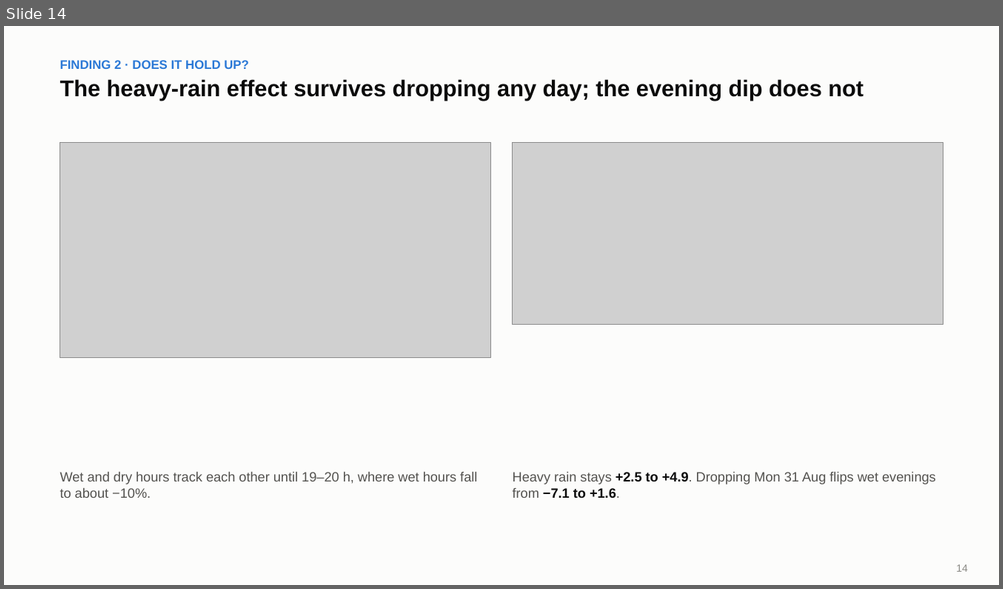
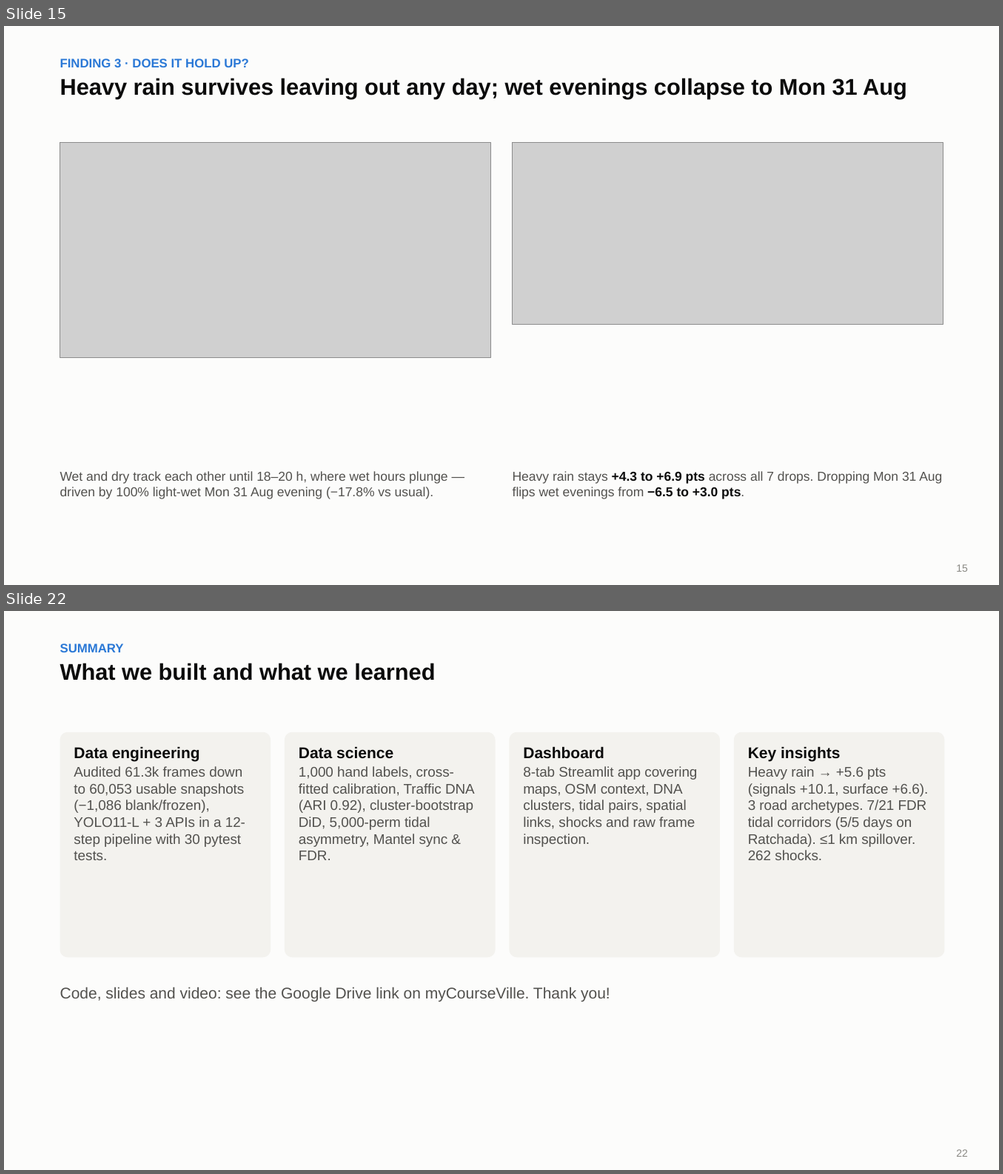
Before and after one commit to PEN1TENT/DSDE-final-project, a slide deck: reports/slides/slides.pptx. Shown one above the other, each under a label of ours: slide 14 before the commit, slides 15 and 22 after it; the slides between them are not shown. The pictures are 1003x589 and 1003x1174 pixels, drawn with LibreOffice and Linux fonts; fonts in the diff are those of the drawing; grey boxes stand for pictures. Boxes give left, top, right and bottom in pixels: in the first picture for what was removed or moved away, otherwise in the second. Text is boxed around its words. In the diff, an @@ line names an element or a change of style, - is before the commit and + after.

Commit message:
Add feed audit, Traffic DNA, rain DiD, tidal flow, spatial sync insights and 22-slide deck

```diff
--- a/reports/slides/slides.pptx
+++ b/reports/slides/slides.pptx
@@ slide 22 added at box(4, 611, 999, 1170), background #FCFCFB @@
@@ text added at box(60, 644, 124, 652), 12 pt, text #2A78D6, bold @@
+SUMMARY
@@ text added at box(60, 663, 435, 681), 22 pt, text #0B0B0B, bold @@
+What we built and what we learned
@@ rounded rectangle added at box(60, 732, 270, 957), fill #F3F2EE @@
@@ rounded rectangle added at box(284, 732, 495, 957), fill #F3F2EE @@
@@ rounded rectangle added at box(509, 732, 720, 957), fill #F3F2EE @@
@@ rounded rectangle added at box(734, 732, 944, 957), fill #F3F2EE @@
@@ text added at box(74, 746, 200, 761), 15 pt, text #0B0B0B, bold @@
+Data engineering
@@ text added at box(299, 746, 393, 759), 15 pt, text #0B0B0B, bold @@
+Data science
@@ text added at box(523, 746, 604, 759), 15 pt, text #0B0B0B, bold @@
+Dashboard
@@ text added at box(748, 746, 839, 761), 15 pt, text #0B0B0B, bold @@
+Key insights
@@ text added at box(74, 766, 245, 860), 13.5 pt, text #52514E @@
+Audited 61.3k frames down to 60,053 usable snapshots (−1,086 blank/frozen), YOLO11-L + 3 APIs in a 12-step pipeline with 30 pytest tests.
@@ text added at box(299, 766, 475, 860), 13.5 pt, text #52514E @@
+1,000 hand labels, cross-fitted calibration, Traffic DNA (ARI 0.92), cluster-bootstrap DiD, 5,000-perm tidal asymmetry, Mantel sync & FDR.
@@ text added at box(523, 766, 697, 847), 13.5 pt, text #52514E @@
+8-tab Streamlit app covering maps, OSM context, DNA clusters, tidal pairs, spatial links, shocks and raw frame inspection.
@@ text added at box(748, 766, 928, 860), 13.5 pt, text #52514E @@
+Heavy rain → +5.6 pts (signals +10.1, surface +6.6). 3 road archetypes. 7/21 FDR tidal corridors (5/5 days on Ratchada). ≤1 km spillover. 262 shocks.
@@ text added at box(60, 988, 610, 1002), 15 pt, text #52514E @@
+Code, slides and video: see the Google Drive link on myCourseVille. Thank you!
@@ text added at box(956, 1150, 967, 1157), 10 pt, text #8A8984 @@
+22
@@ what was slide 14 is now slide 15 @@
@@ slide 15 changed as well @@
@@ text at box(60, 59, 249, 67): text changed @@
-FINDING 2 · DOES IT HOLD UP?
+FINDING 3 · DOES IT HOLD UP?
@@ text at box(60, 78, 907, 99): text changed @@
-The heavy-rain effect survives dropping any day; the evening dip does not
+Heavy rain survives leaving out any day; wet evenings collapse to Mon 31 Aug
@@ text at box(60, 471, 447, 500): text changed; size 13 to 12.5 pt @@
-Wet and dry hours track each other until 19–20 h, where wet hours fall to about −10%.
+Wet and dry track each other until 18–20 h, where wet hours plunge — driven by 100% light-wet Mon 31 Aug evening (−17.8% vs usual).
@@ text at box(512, 471, 942, 500): text changed; size 13 to 12.5 pt @@
-Heavy rain stays +2.5 to +4.9. Dropping Mon 31 Aug flips wet evenings from −7.1 to +1.6.
+Heavy rain stays +4.3 to +6.9 pts across all 7 drops. Dropping Mon 31 Aug flips wet evenings from −6.5 to +3.0 pts.
@@ text at box(956, 565, 967, 572): text changed @@
-14
+15
```
Also in this commit, not shown: 15 other slides changed, 5 other slides added, 2 slides removed, 34 other files.
